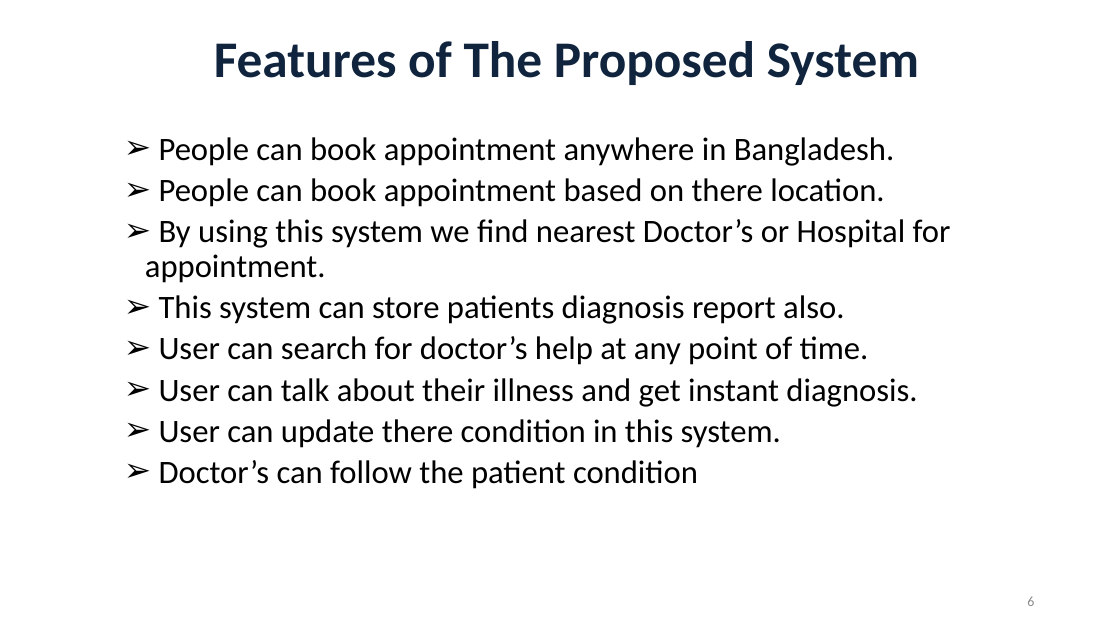
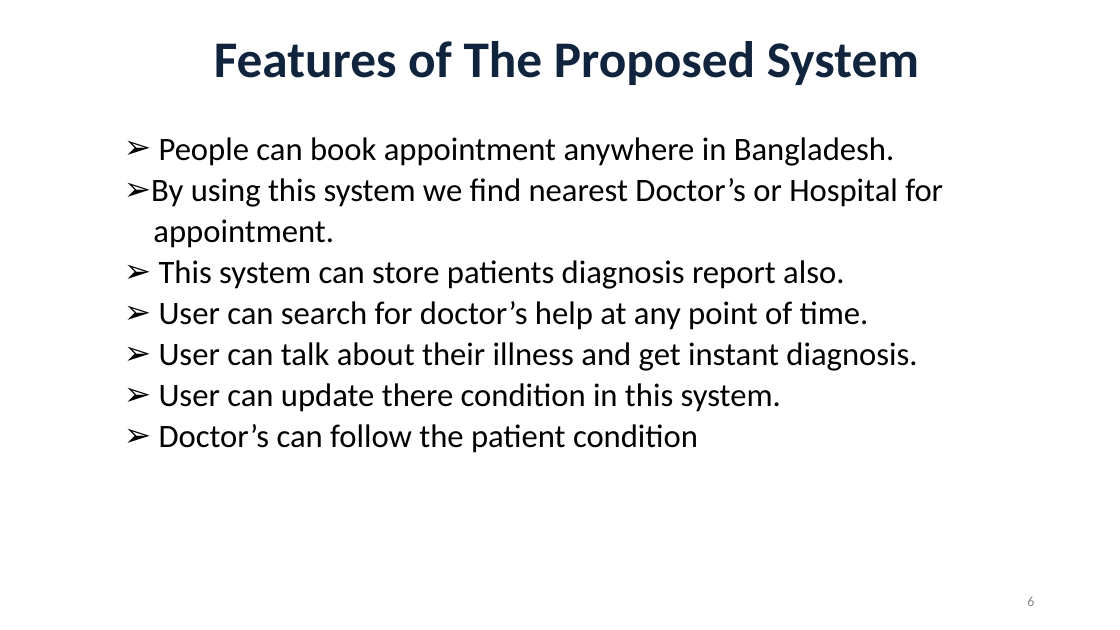
Before and after one commit to RezaulAlamOni/Project-Book-Appointment-Booking-, a slide deck: slide 6 of AppointmentSystem.pptx. Drawn at 1120x630 pixels with LibreOffice and Linux fonts; fonts in the diff are those of the drawing. Boxes give left, top, right and bottom in pixels: in the first picture for what was removed or moved away, otherwise in the second. Text is boxed around its words. In the diff, an @@ line names an element or a change of style, - is before the commit and + after.

```diff
--- a/AppointmentSystem.pptx
+++ b/AppointmentSystem.pptx
@@ text at (151,178,943,248): text changed @@
-    ➢ People can book appointment based on there location.
-    ➢ By using this system we find nearest Doctor’s or Hospital for appointment.
+    ➢ By using this system we find nearest Doctor’s or Hospital for
+    appointment.
```
Also in this commit, not shown: 10 other slides changed, 1 slide added, 6 other files.
